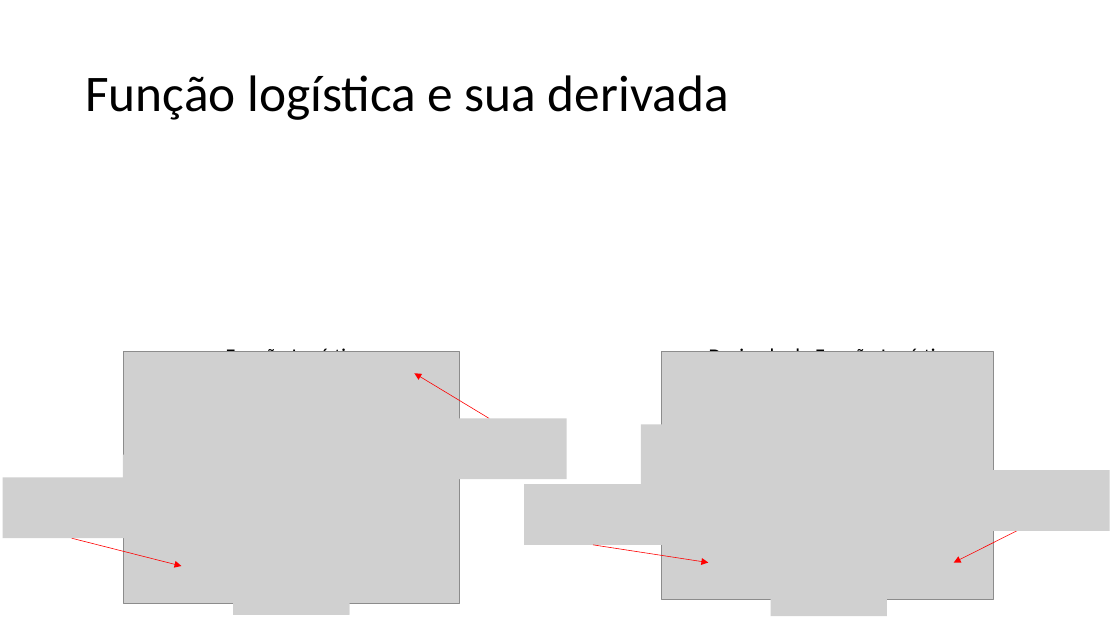
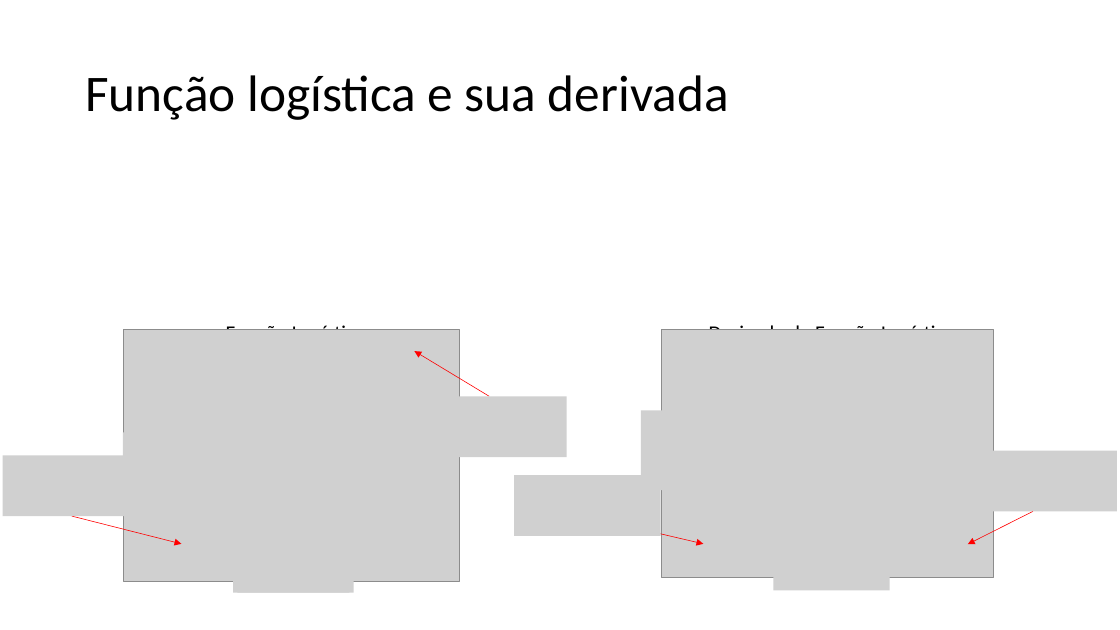
Before and after one commit to zz4fap/t320_aprendizado_de_maquina, a slide deck: slide 13 of slides/T320_Redes_Neurais_Artificiais (Parte II).pptx. Drawn at 1120x630 pixels with LibreOffice and Linux fonts; fonts in the diff are those of the drawing; grey boxes stand for pictures. Boxes give left, top, right and bottom in pixels: in the first picture for what was removed or moved away, otherwise in the second. Text is boxed around its words. In the diff, an @@ line names an element or a change of style, - is before the commit and + after.

```diff
--- a/slides/T320_Redes_Neurais_Artificiais (Parte II).pptx
+++ b/slides/T320_Redes_Neurais_Artificiais (Parte II).pptx
@@ 4 pictures, 2 texts, 1 arrow: place and size @@
-4 pictures, 2 texts, 1 arrow at box(3, 345, 993, 603)
+4 pictures, 2 texts, 1 arrow at box(3, 323, 993, 581)
@@ picture: place and size @@
-picture at box(641, 424, 686, 504)
+picture at box(641, 411, 686, 491)
@@ picture: place and size @@
-picture at box(123, 455, 150, 493)
+picture at box(123, 432, 150, 470)
@@ picture: place and size @@
-picture at box(524, 484, 662, 544)
+picture at box(514, 476, 660, 536)
@@ picture removed at box(972, 471, 1110, 531) @@
@@ picture added at box(986, 450, 1117, 511) @@
@@ arrow moved from (71, 539) - (181, 566) to (71, 516) - (181, 544) @@
@@ arrow moved from (593, 545) - (708, 563) to (641, 529) - (703, 544) @@
@@ arrow moved from (1019, 530) - (954, 563) to (1033, 512) - (968, 544) @@
@@ picture added at box(234, 567, 350, 592) @@
@@ picture added at box(237, 567, 354, 592) @@
@@ picture: place and size @@
-picture at box(770, 591, 887, 616)
+picture at box(774, 565, 891, 591)
@@ picture removed at box(234, 590, 350, 615) @@
@@ picture removed at box(234, 589, 350, 614) @@
```
Also in this commit, not shown: 4 other slides changed, 5 slides added, 2 slides removed, 2 other files.
